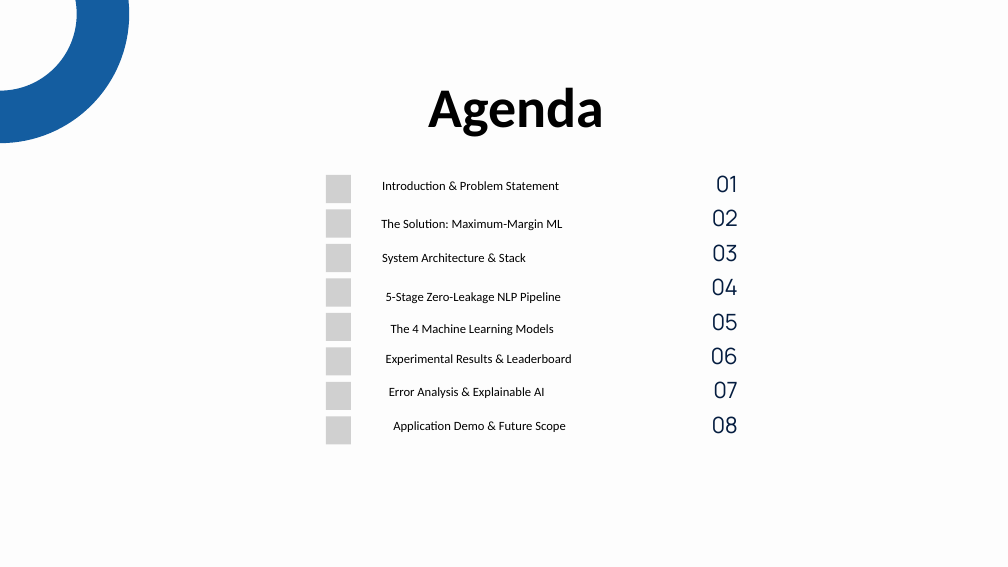
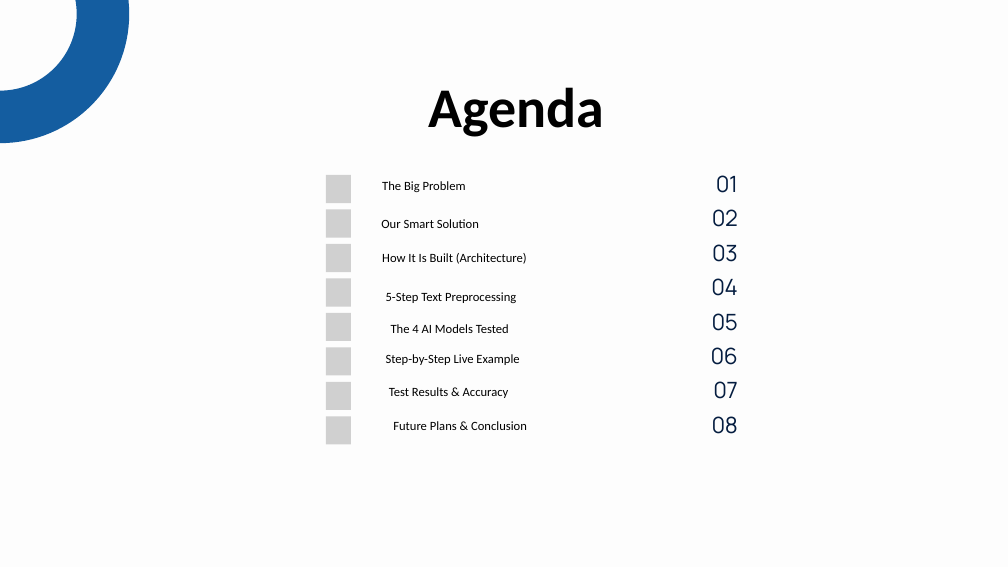
Before and after one commit to Abhijeet0848/NewsLens, a slide deck: slide 2 of docs/NewsScope_Presentation_CruxTemplate.pptx. Drawn at 1008x567 pixels with LibreOffice and Linux fonts; fonts in the diff are those of the drawing; grey boxes stand for pictures. Boxes give left, top, right and bottom in pixels: in the first picture for what was removed or moved away, otherwise in the second. Text is boxed around its words. In the diff, an @@ line names an element or a change of style, - is before the commit and + after.

```diff
--- a/docs/NewsScope_Presentation_CruxTemplate.pptx
+++ b/docs/NewsScope_Presentation_CruxTemplate.pptx
@@ text at (382,181,466,192): text changed @@
-Introduction & Problem Statement
+The Big Problem
@@ text at (381,219,479,228): text changed @@
-The Solution: Maximum-Margin ML
+Our Smart Solution
@@ text at (382,253,527,264): text changed @@
-System Architecture & Stack
+How It Is Built (Architecture)
@@ text at (386,292,516,303): text changed @@
-5-Stage Zero-Leakage NLP Pipeline
+5-Step Text Preprocessing
@@ text at (391,324,509,333): text changed @@
-The 4 Machine Learning Models
+The 4 AI Models Tested
@@ text at (386,354,519,365): text changed @@
-Experimental Results & Leaderboard
+Step-by-Step Live Example
@@ text at (389,387,509,398): text changed @@
-Error Analysis & Explainable AI
+Test Results & Accuracy
@@ text at (393,421,527,430): text changed @@
-Application Demo & Future Scope
+Future Plans & Conclusion
```
Also in this commit, not shown: 12 other slides changed, 4 other files.
